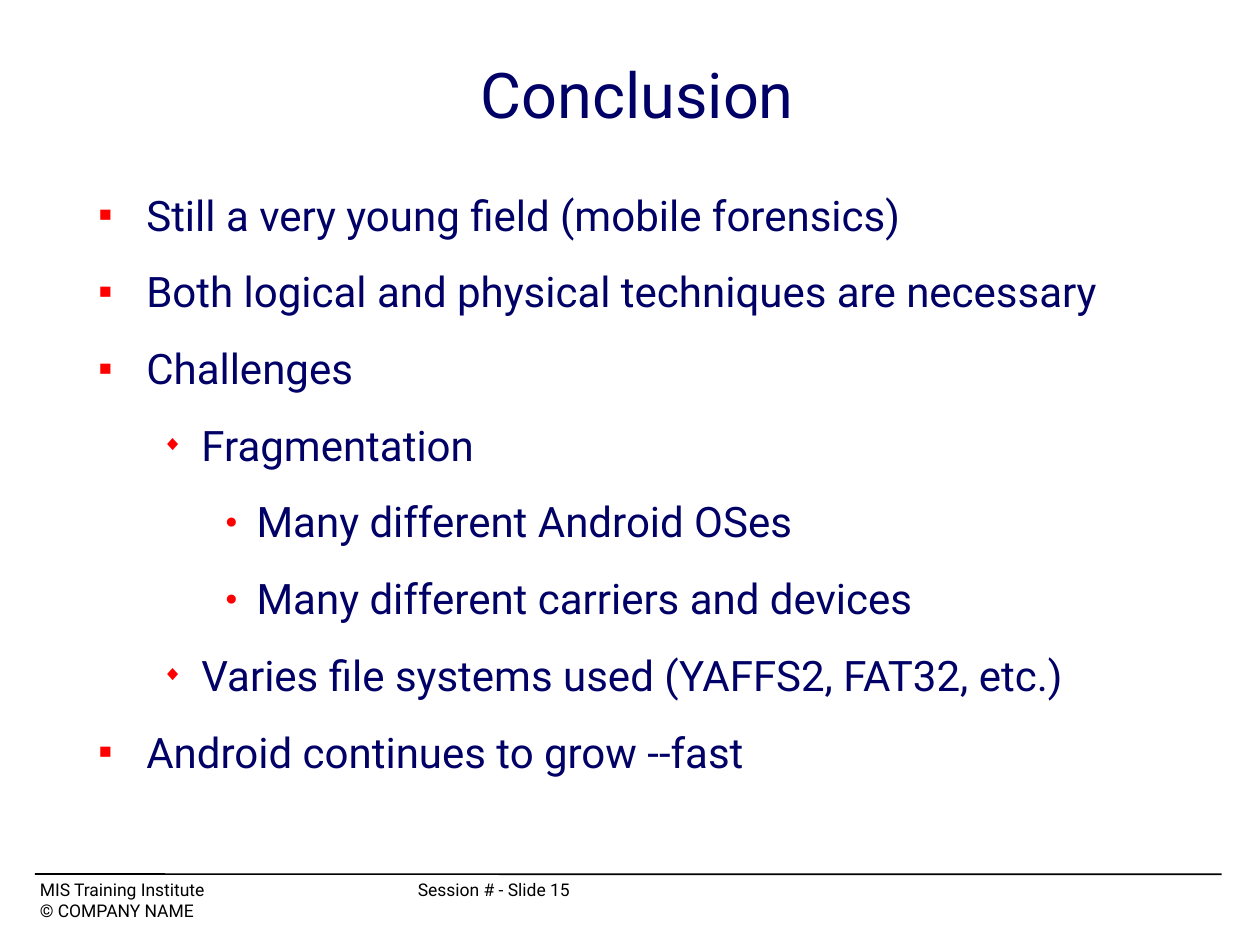
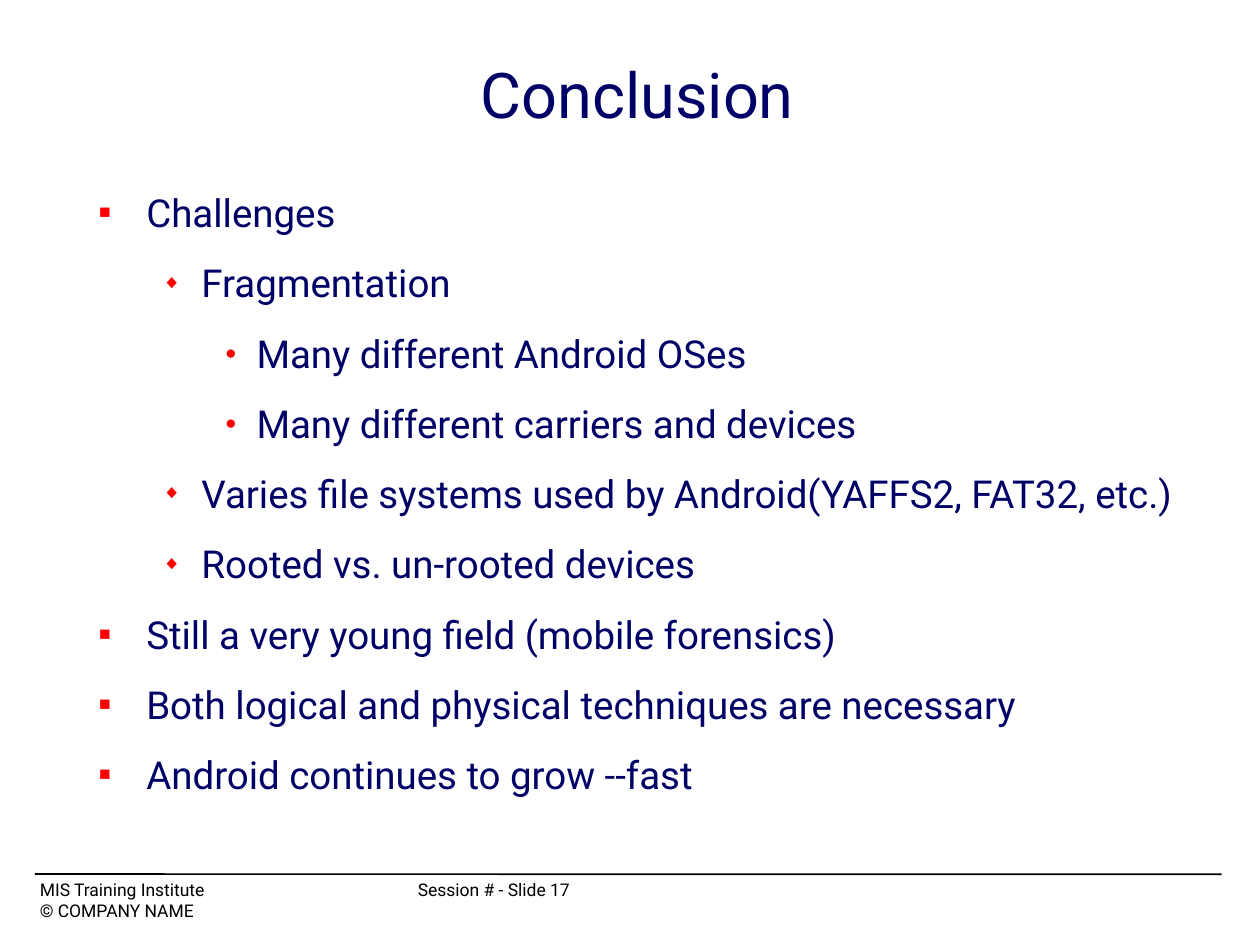
Before and after one commit to mchow01/Security, a slide deck: slide 17 of forensics/android/OS12_C4-mchow.ppt (slide 15 before the commit). Drawn at 1260x945 pixels with LibreOffice and Linux fonts; fonts in the diff are those of the drawing. Boxes give left, top, right and bottom in pixels: in the first picture for what was removed or moved away, otherwise in the second. Text is boxed around its words. In the diff, an @@ line names an element or a change of style, - is before the commit and + after.

Commit message:
Posted COMP 116 CTF Spring 2012 game; final version of Android forensics presentation

```diff
--- a/forensics/android/OS12_C4-mchow.ppt
+++ b/forensics/android/OS12_C4-mchow.ppt
@@ text at (x1=146, y1=197, x2=1096, y2=316): paragraphs removed @@
-■ Still a very young field (mobile forensics)
-■ Both logical and physical techniques are necessary
@@ text at (x1=146, y1=198, x2=856, y2=797): size 24 to 22 pt in "Challenges", "Fragmentation", "Many different Android OSes", "Many different carriers and devices" and 1 more places; less space between paragraphs @@
@@ text at (x1=146, y1=477, x2=1172, y2=728): text changed; size 24 to 22 pt @@
-  ◆ Varies file systems used (YAFFS2, FAT32, etc.)
+  ◆ Varies file systems used by Android(YAFFS2, FAT32, etc.)
+  ◆ Rooted vs. un-rooted devices
+■ Still a very young field (mobile forensics)
+■ Both logical and physical techniques are necessary
@@ text at (x1=40, y1=883, x2=570, y2=900): text changed @@
-MIS Training Institute Session # - Slide 15
+MIS Training Institute Session # - Slide 17
```
Also in this commit, not shown: 9 other slides changed, 2 slides added, 29 other files.
